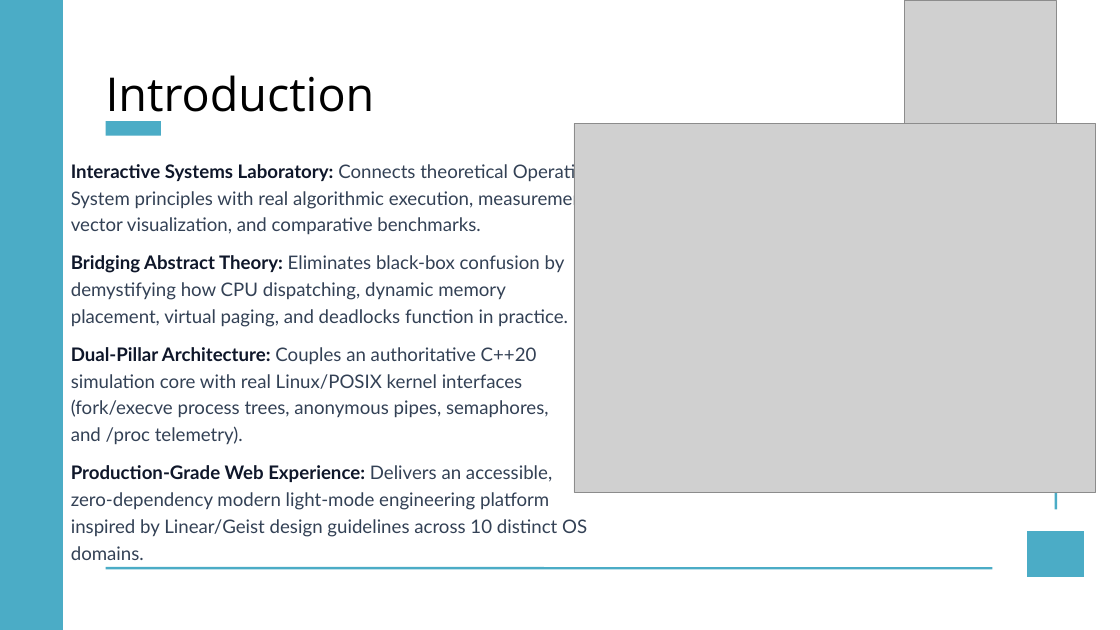
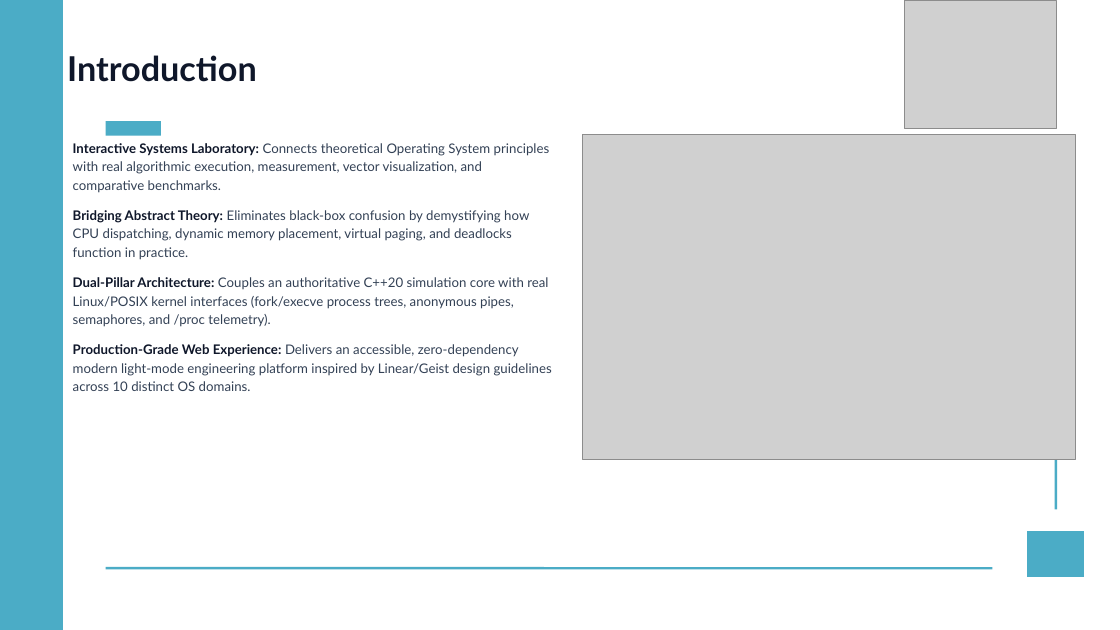
Before and after one commit to Manthan270706/OScope-Operating_Systems_Simulation, a slide deck: slide 3 of Mid Sem PPT.pptx. Drawn at 1120x630 pixels with LibreOffice and Linux fonts; fonts in the diff are those of the drawing; grey boxes stand for pictures. Boxes give left, top, right and bottom in pixels: in the first picture for what was removed or moved away, otherwise in the second. Text is boxed around its words. In the diff, an @@ line names an element or a change of style, - is before the commit and + after.

Commit message:
docs: format presentation with Lato and Lato Bold fonts and optimize slide layouts

```diff
--- a/Mid Sem PPT.pptx
+++ b/Mid Sem PPT.pptx
@@ text "Introduction": place and size @@
-text "Introduction" at [106,75,375,123]
+text "Introduction" at [67,55,257,82]
@@ text "Introduction" at [67,55,257,82]: size 60 to 44 pt, font Open Sans to Lato, text colour #000000 to #0F172A, bold on; line spacing 102.5pt to 1 @@
@@ text "Interactive Systems Laboratory: Connects theoretical ...": place and size @@
-text "Interactive Systems Laboratory: Connects theoretical ..." at [71,162,595,560]
+text "Interactive Systems Laboratory: Connects theoretical ..." at [73,143,552,391]
@@ text "Interactive Systems Laboratory: Connects theoretical ..." at [73,143,552,391]: size 24 to 17 pt; line spacing 1.2 to 1.18 @@
@@ picture: place and size @@
-picture at [574,124,1095,492]
+picture at [582,134,1075,459]
```
Also in this commit, not shown: 8 other slides changed, 1 other file.
